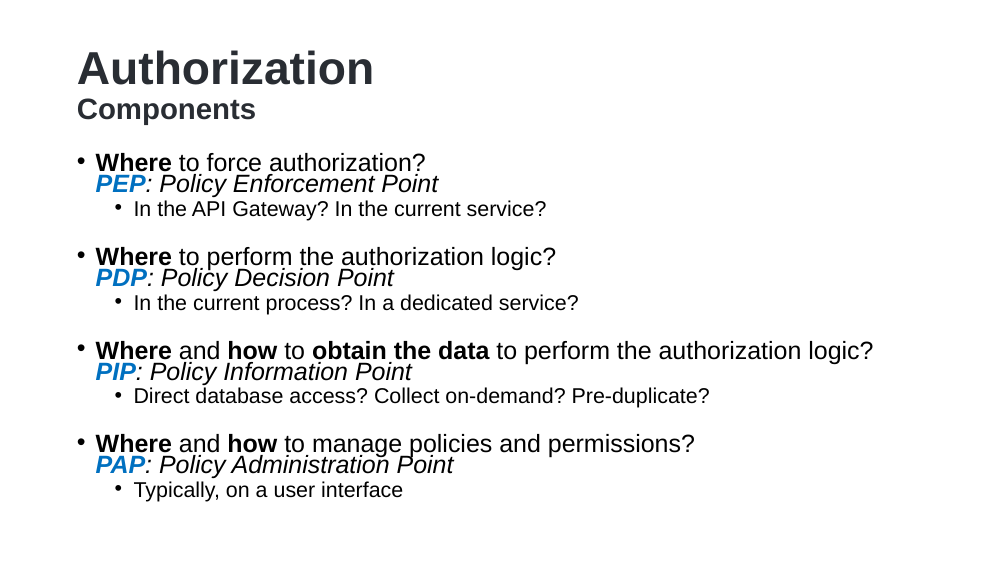
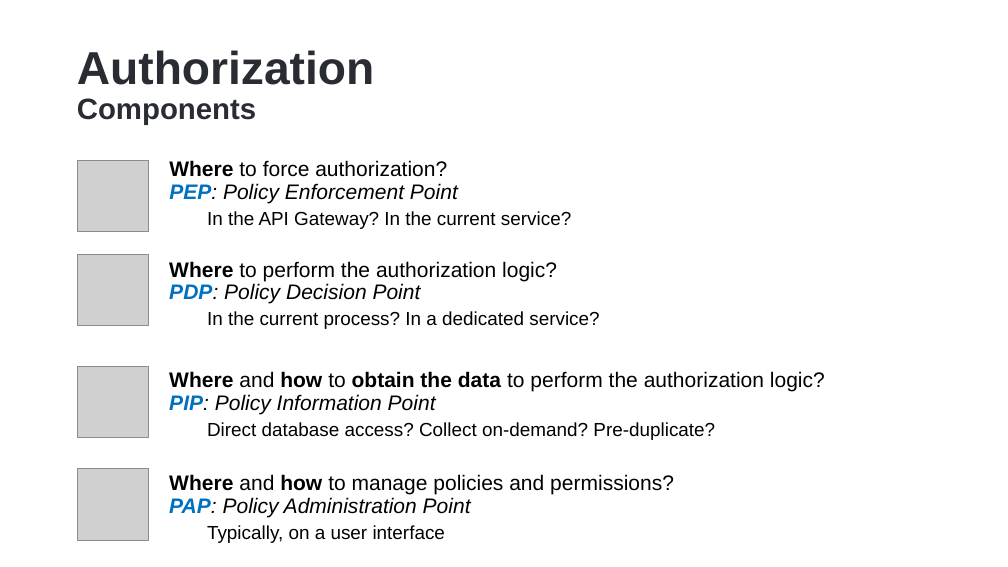
Before and after one commit to hikalkan/presentations, a slide deck: slide 9 of 2022-10-15 Authorization-In-Distributed-Systems/Authorization-In-Distributed-Systems-Short.pptx. Drawn at 1008x567 pixels with LibreOffice and Linux fonts; fonts in the diff are those of the drawing; grey boxes stand for pictures; background and template pictures are left out. Boxes give left, top, right and bottom in pixels: in the first picture for what was removed or moved away, otherwise in the second. Text is boxed around its words. In the diff, an @@ line names an element or a change of style, - is before the commit and + after.

```diff
--- a/2022-10-15 Authorization-In-Distributed-Systems/Authorization-In-Distributed-Systems-Short.pptx
+++ b/2022-10-15 Authorization-In-Distributed-Systems/Authorization-In-Distributed-Systems-Short.pptx
@@ picture added at <box>77,160,148,231</box> @@
@@ text "Where to force authorization? PEP: ...": place and size @@
-text "Where to force authorization? PEP: ..." at <box>96,153,873,502</box>
+text "Where to force authorization? PEP: ..." at <box>169,160,571,229</box>
@@ text "Where to force authorization? PEP: ..." at <box>169,160,571,229</box>: size 23.8 to 20 pt in "Where to force authorization? PEP: Policy Enforcement ..."; size 20.4 to 18 pt in "In the API Gateway? In the current ..."; bullet • to none; line spacing 0.7 to 0.9 @@
@@ picture added at <box>77,254,148,325</box> @@
@@ text at <box>96,247,873,502</box>: paragraphs removed @@
-• Where to perform the authorization logic?
-  PDP: Policy Decision Point
-  • In the current process? In a dedicated service?
-• Where and how to obtain the data to perform the authorization logic?
-  PIP: Policy Information Point
-  • Direct database access? Collect on-demand? Pre-duplicate?
-• Where and how to manage policies and permissions?
-  PAP: Policy Administration Point
-  • Typically, on a user interface
@@ text added at <box>169,261,599,329</box>, 20 pt, text #000000 @@
+Where to perform the authorization logic?
+PDP: Policy Decision Point
+  In the current process? In a dedicated service?
@@ picture added at <box>77,366,148,437</box> @@
@@ text added at <box>169,371,825,440</box>, 20 pt, text #000000 @@
+Where and how to obtain the data to perform the authorization logic?
+PIP: Policy Information Point
+  Direct database access? Collect on-demand? Pre-duplicate?
@@ picture added at <box>77,469,148,540</box> @@
@@ text added at <box>169,474,674,543</box>, 20 pt, text #000000 @@
+Where and how to manage policies and permissions?
+PAP: Policy Administration Point
+  Typically, on a user interface
```
